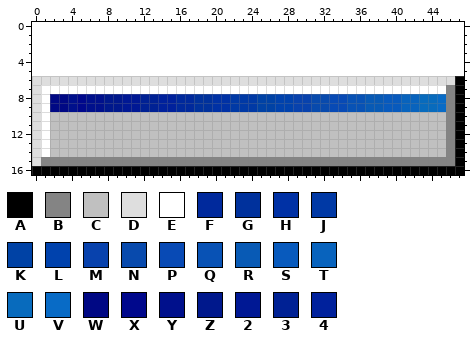
A pixel-art file gets an edit: project/raw_assets/source/popup.ase. The picture above was drawn from the file before the commit.
48x11 pixels, 1 frame. The old version is drawn lined up with the new one, on the new canvas.
Palette (. is transparent): A #000000  B #848484  C #c0c0c0  D #dedede  E #ffffff  F #00299c  G #00319c  H #0031a5  J #0039a5  K #0042a5  L #0042ad  M #0842ad  N #084aad  P #084ab5  Q #0852b5  R #085ab5  S #085abd  T #0863bd  U #086bbd  V #086bc6  W #000884  X #00088c  Y #00108c  Z #00188c  2 #001894  3 #002194  4 #00219c
Pixels before, first column x 0:
 6 DDDDDDDDDDDDDDDDDDDDDDDDDDDDDDDDDDDDDDDDDDDDDDDA
 7 DEEEEEEEEEEEEEEEEEEEEEEEEEEEEEEEEEEEEEEEEEEEEEBA
 8 DEWWYXYYZZ223344FFGGHHJJJKKLLMMNNPPQQRRSSTTUUVBA
 9 DEWWYXYYZZ223344FFGGHHJJJKKLLMMNNPPQQRRSSTTUUVBA
10 DECCCCCCCCCCCCCCCCCCCCCCCCCCCCCCCCCCCCCCCCCCCCBA
11 DECCCCCCCCCCCCCCCCCCCCCCCCCCCCCCCCCCCCCCCCCCCCBA
12 DECCCCCCCCCCCCCCCCCCCCCCCCCCCCCCCCCCCCCCCCCCCCBA
13 DECCCCCCCCCCCCCCCCCCCCCCCCCCCCCCCCCCCCCCCCCCCCBA
14 DECCCCCCCCCCCCCCCCCCCCCCCCCCCCCCCCCCCCCCCCCCCCBA
15 DBBBBBBBBBBBBBBBBBBBBBBBBBBBBBBBBBBBBBBBBBBBBBBA
16 AAAAAAAAAAAAAAAAAAAAAAAAAAAAAAAAAAAAAAAAAAAAAAAA
The result:
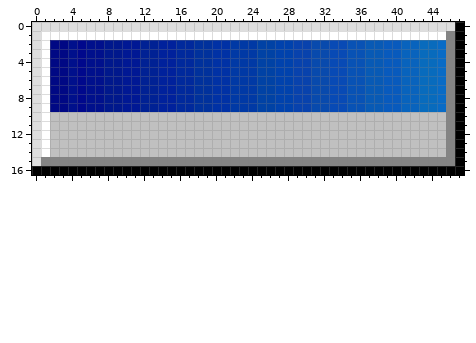
The commit says: win32 button and popup now look good
From old to new:
{"change": "canvas 48x11 -> 48x17, the old top-left corner now at 0,6"}
{"y":0,"x":0,"old":"................................................","new":"DDDDDDDDDDDDDDDDDDDDDDDDDDDDDDDDDDDDDDDDDDDDDDDA"}
{"y":1,"x":0,"old":"................................................","new":"DEEEEEEEEEEEEEEEEEEEEEEEEEEEEEEEEEEEEEEEEEEEEEBA"}
{"y":2,"x":0,"old":"................................................","new":"DEWWYXYYZZ223344FFGGHHJJJKKLLMMNNPPQQRRSSTTUUVBA"}
{"y":3,"x":0,"old":"................................................","new":"DEWWYXYYZZ223344FFGGHHJJJKKLLMMNNPPQQRRSSTTUUVBA"}
{"y":4,"x":0,"old":"................................................","new":"DEWWYXYYZZ223344FFGGHHJJJKKLLMMNNPPQQRRSSTTUUVBA"}
{"y":5,"x":0,"old":"................................................","new":"DEWWYXYYZZ223344FFGGHHJJJKKLLMMNNPPQQRRSSTTUUVBA"}
{"y":6,"x":1,"old":"DDDDDDDDDDDDDDDDDDDDDDDDDDDDDDDDDDDDDDDDDDDDDD","new":"EWWYXYYZZ223344FFGGHHJJJKKLLMMNNPPQQRRSSTTUUVB"}
{"y":7,"x":2,"old":"EEEEEEEEEEEEEEEEEEEEEEEEEEEEEEEEEEEEEEEEEEEE","new":"WWYXYYZZ223344FFGGHHJJJKKLLMMNNPPQQRRSSTTUUV"}
{"label":"changed","picture_box":[32,22,464,94]}
